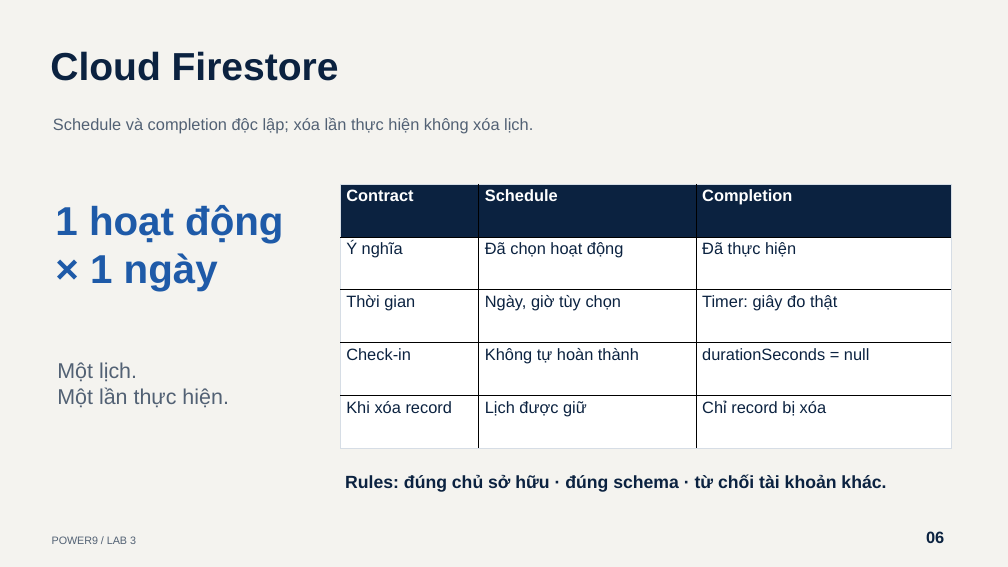
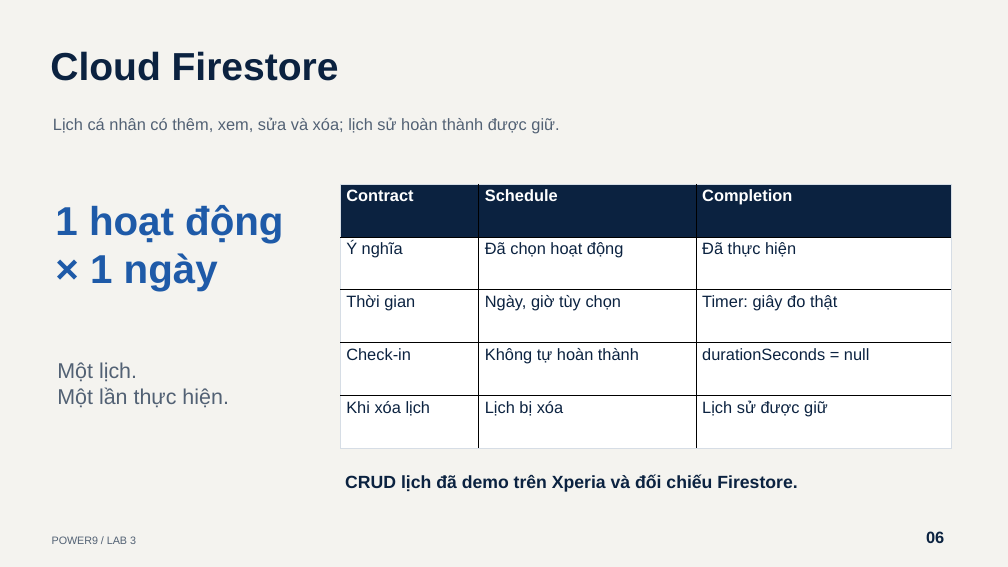
Before and after one commit to PhamQuangDuc1/PRM.POWER9, a slide deck: slide 6 of output/lab3/Power9_Lab3_Designer.pptx. Drawn at 1008x567 pixels with LibreOffice and Linux fonts; fonts in the diff are those of the drawing. Boxes give left, top, right and bottom in pixels: in the first picture for what was removed or moved away, otherwise in the second. Text is boxed around its words. In the diff, an @@ line names an element or a change of style, - is before the commit and + after.

Commit message:
feat: complete personal schedule CRUD with verified Xperia evidence

```diff
--- a/output/lab3/Power9_Lab3_Designer.pptx
+++ b/output/lab3/Power9_Lab3_Designer.pptx
@@ text at <box>53,117,559,134</box>: text changed @@
-Schedule và completion độc lập; xóa lần thực hiện không xóa lịch.
+Lịch cá nhân có thêm, xem, sửa và xóa; lịch sử hoàn thành được giữ.
@@ table at <box>340,184,951,449</box> @@
-row 5: Khi xóa record | Lịch được giữ | Chỉ record bị xóa
+row 5: Khi xóa lịch | Lịch bị xóa | Lịch sử được giữ
@@ text at <box>345,474,797,492</box>: text changed @@
-Rules: đúng chủ sở hữu · đúng schema · từ chối tài khoản khác.
+CRUD lịch đã demo trên Xperia và đối chiếu Firestore.
```
Also in this commit, not shown: 2 other slides changed, 45 other files.
